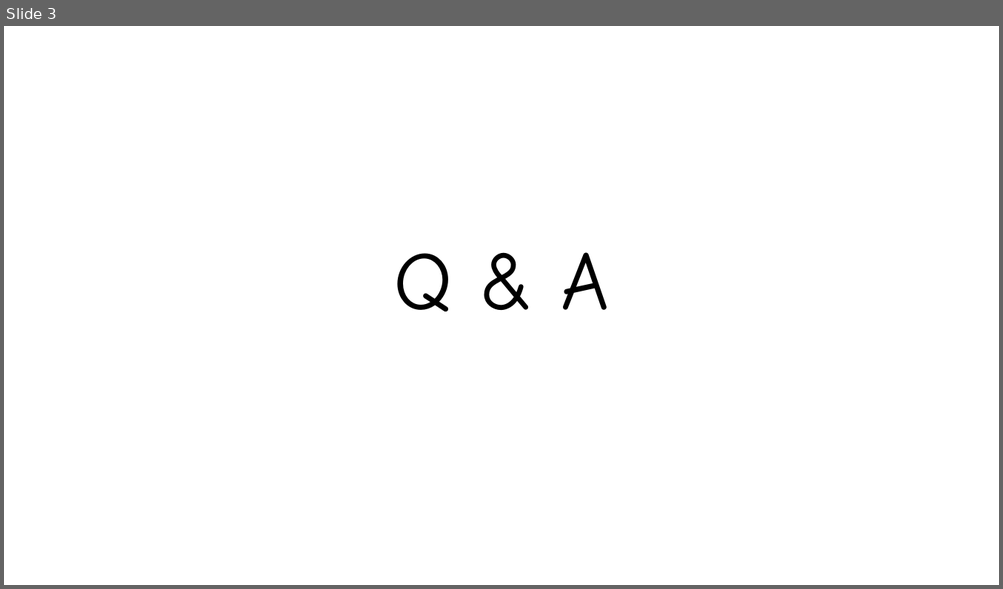
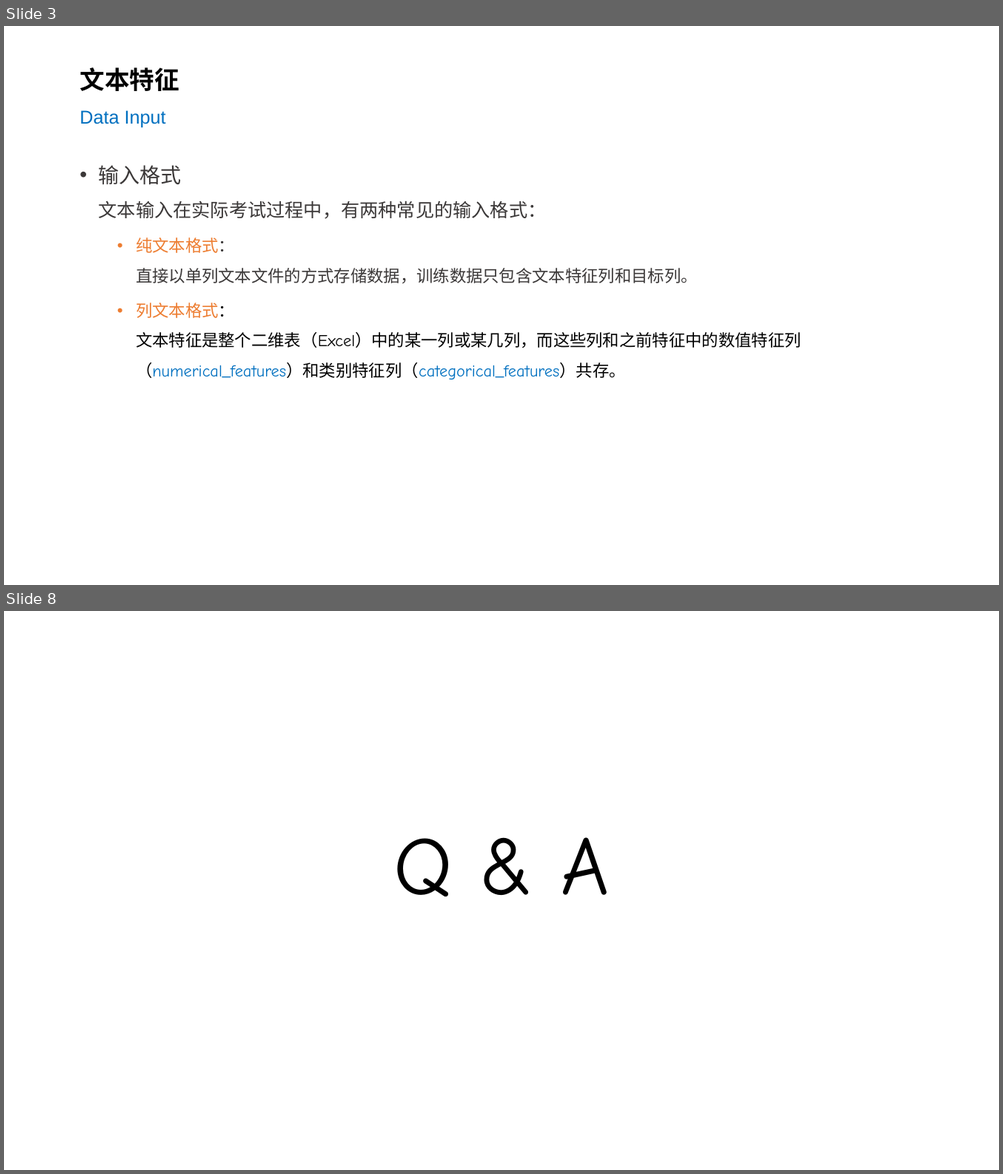
Before and after one commit to silentbalanceyh/cda-exam, a slide deck: ppt/04.二分类-文本输入.pptx. Shown one above the other, each under a label of ours: slide 3 before the commit, slides 3 and 8 after it; the slides between them are not shown. The pictures are 1003x589 and 1003x1174 pixels, drawn with LibreOffice and Linux fonts; fonts in the diff are those of the drawing; background and template pictures are left out. Boxes give left, top, right and bottom in pixels: in the first picture for what was removed or moved away, otherwise in the second. Text is boxed around its words. In the diff, an @@ line names an element or a change of style, - is before the commit and + after.

Commit message:
文本输入

```diff
--- a/ppt/04.二分类-文本输入.pptx
+++ b/ppt/04.二分类-文本输入.pptx
@@ slide 3 added at (4,26,999,585), background #FFFFFF @@
@@ title added at (79,67,179,128), 18 pt, text #0070C0 @@
+文本特征
+Data Input
@@ text added at (99,165,801,380), 16 pt, text #3B3838 @@
+• 输入格式
+  文本输入在实际考试过程中，有两种常见的输入格式：
+  • 纯文本格式：
+    直接以单列文本文件的方式存储数据，训练数据只包含文本特征列和目标列。
+  • 列文本格式：
+    文本特征是整个二维表（Excel）中的某一列或某几列，而这些列和之前特征中的数值特征列（numerical_features）和类别特征列（categorical_features）共存。
@@ what was slide 3 is now slide 8 @@
```
Also in this commit, not shown: 2 slides changed, 4 other slides added, 5 other files.
